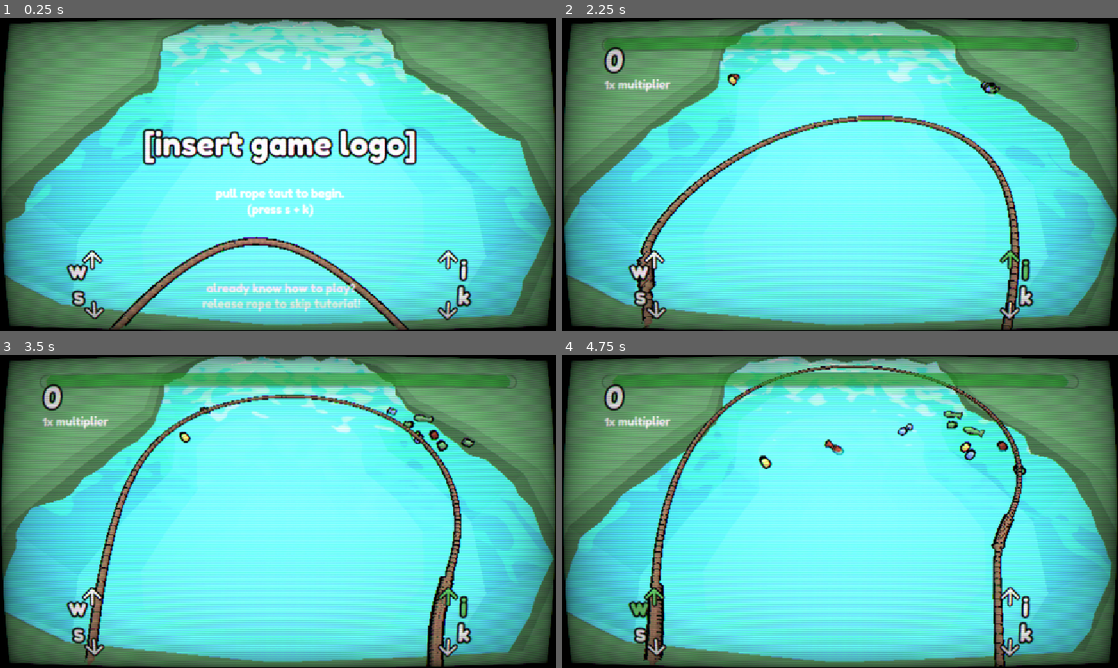
Above: before the commit, frames 1-4 (two rows, left to right).
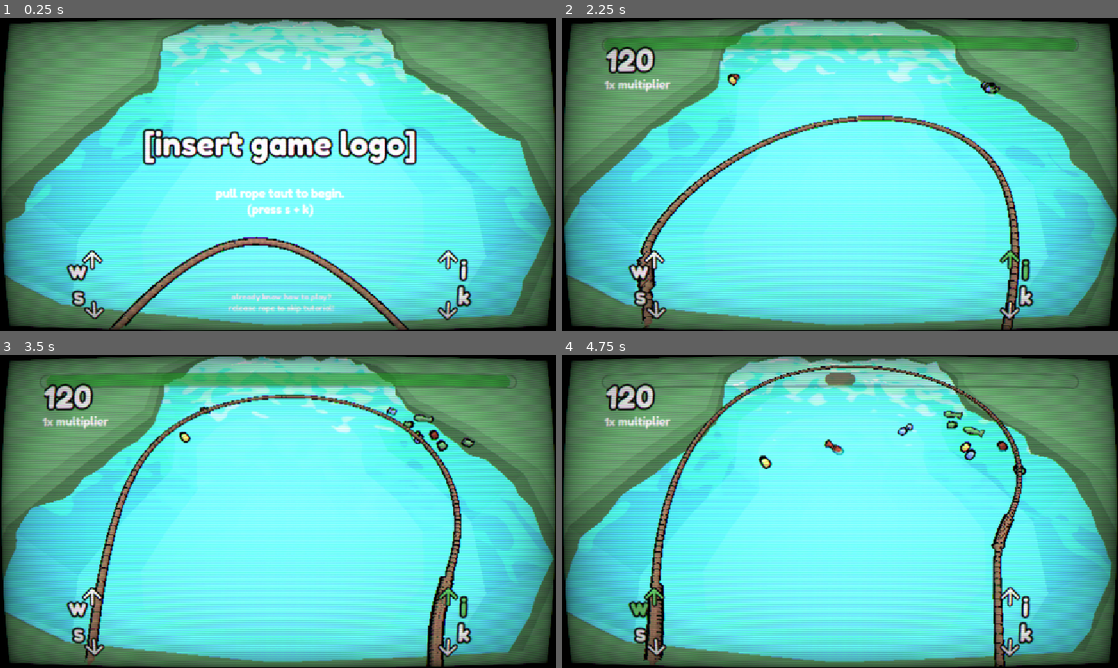
Above: after the commit, the same moments.

Repository: bucketfish/gone-loopin
Game: Godot game, scene res://main.tscn
The game is run twice, just before and just after one commit, with the same random seed, the same clock (stepped at 60 frames per second) and the same inputs.
Inputs:
- Up to frame 1 (0.25 s): no input
- Up to frame 2 (2.25 s): tap S (left_retract) at 0.5, 1.25, 2 s; hold I (right_extend) 0.53-1.28 s; hold W (left_extend) 1.28-2.03 s; hold I (right_extend) from 2.03 s (still down)
- Up to frame 3 (3.5 s): keep holding I (right_extend)
- Up to frame 4 (4.75 s): release I (right_extend) at 3.53 s; hold W (left_extend) from 3.53 s (still down); tap D (debug, bound only after the commit) at 4.15 s

The runs differ from the first frame. In frame 1, 1.4% of the frame differs, in the area x 36-65%, y 84-95%; in frame 2, 0.7%; in frame 3, 0.7%; in frame 4, 3.7%, in the area x 7-92%, y 5-18%.

Commit message:
opening n ending

Diff:
--- a/main.gd
+++ b/main.gd
@@ -44,6 +44,7 @@
 	$ui/tutorial4.modulate.a = 0.0
 	$ui/tutorial5.modulate.a = 0.0
 	$ui/tutorial6.modulate.a = 0.0
+	$gameover.modulate.a = 0.0
 
 	$ui/tutorial1.visible = true
 	$ui/tutorial2.visible = true
@@ -51,14 +52,39 @@
 	$ui/tutorial4.visible = true
 	$ui/tutorial5.visible = true
 	$ui/tutorial6.visible = true
-	pass
+
+	$gameover.visible = true
+
 
 func end_game():
-	$gameover.visible = true
-	get_tree().paused = true
+	var tween = create_tween().set_parallel(true)
+	tween.tween_property($ui/timer, "modulate:a", 0.0, 0.2)
+
+	tween.tween_property($gameover, "modulate:a", 1.0, 0.2)
+
+	kill_all_fish()
+
+	tween.tween_property($ui/score, "position:y", $ui/score.end_pos.y, 0.2)
+	$ui/score.end_game()
+	tween.tween_property($ui/multiplier, "modulate:a", 0.0, 0.2)
+	#tween.tween_property($ui/score, "modulate:a", 1.0, 0.2)
+	#tween.tween_property($ui/timer, "modulate:a", 1.0, 0.2)
+	game_phase = "end"
+	await tween.finished
+	tween.kill()
+
+
 
 
 func start_game():
+
+	timer = 60.0
+	score = 0
+	multiplier = 1.0
+	catch_timer = 0.0
+
+
+
 	for i in range(10):
 		if get_tree().get_nodes_in_group("fish").size() < 10:
 			spawn_fish()
@@ -161,7 +187,9 @@
 
 func _process(delta):
 
-	if game_phase in ["opening", "tutorial1", "tutorial2", "tutorial3", "tutorial4", "tutorial5", "tutorial6"]:
+	if Input.is_action_just_pressed("debug"):
+		timer -= 55
+	if game_phase in ["opening", "tutorial1", "tutorial2", "tutorial3", "tutorial4", "tutorial5", "tutorial6", "end"]:
 		rope_pulling()
 
 	elif game_phase == "game":
@@ -250,10 +278,28 @@
 	"other": 10
 }
 
+func return_end_items():
+	var tween = create_tween().set_parallel(true)
+	tween.tween_property($gameover, "modulate:a", 0.0, 0.2)
+
+
+	tween.tween_property($ui/score, "position:y", $ui/score.game_pos.y, 0.2)
+	$ui/score.backto_game()
+	tween.tween_property($ui/multiplier, "modulate:a", 1.0, 0.2)
+	#tween.tween_property($ui/score, "modulate:a", 1.0, 0.2)
+	#tween.tween_property($ui/timer, "modulate:a", 1.0, 0.2)
+	await tween.finished
+	tween.kill()
+
+
 func catch_fish():
 
 	if game_phase == "opening":
 		start_tutorial1()
+
+	elif game_phase == "end":
+		return_end_items()
+		start_game()
 
 	elif game_phase == "tutorial3":
 		var fish_type = ""
--- a/main.tscn
+++ b/main.tscn
@@ -110,18 +110,19 @@
 position = Vector2(576, 50)
 texture = ExtResource("6_4c57u")
 
-[node name="score" type="Label" parent="ui"]
+[node name="score" type="RichTextLabel" parent="ui"]
 layout_mode = 0
 offset_left = 84.0
 offset_top = 46.0
-offset_right = 145.0
-offset_bottom = 168.0
-theme_override_colors/font_color = Color(1, 1, 1, 1)
+offset_right = 1073.0
+offset_bottom = 203.0
 theme_override_colors/font_outline_color = Color(0, 0, 0, 1)
 theme_override_constants/outline_size = 16
-theme_override_fonts/font = ExtResource("2_lquwl")
-theme_override_font_sizes/font_size = 64
-text = "0"
+theme_override_fonts/normal_font = ExtResource("2_lquwl")
+theme_override_font_sizes/normal_font_size = 64
+bbcode_enabled = true
+text = "120"
+autowrap_mode = 1
 script = ExtResource("7_efxa6")
 
 [node name="controls" type="Control" parent="ui"]
@@ -219,11 +220,11 @@
 [node name="multiplier2" type="Label" parent="ui/opening"]
 layout_mode = 0
 offset_left = 418.0
-offset_top = 543.0
+offset_top = 566.0
 offset_right = 745.0
-offset_bottom = 606.0
-theme_override_fonts/font = ExtResource("2_lquwl")
-theme_override_font_sizes/font_size = 24
+offset_bottom = 629.0
+theme_override_fonts/font = ExtResource("2_lquwl")
+theme_override_font_sizes/font_size = 16
 text = "already know how to play?
 release rope to skip tutorial!"
 horizontal_alignment = 1
@@ -342,6 +343,7 @@
 autowrap_mode = 3
 
 [node name="tutorial6" type="Control" parent="ui"]
+visible = false
 anchors_preset = 0
 offset_right = 40.0
 offset_bottom = 40.0
@@ -409,21 +411,35 @@
 [node name="anim" type="AnimationPlayer" parent="ui/catch"]
 
 [node name="gameover" type="Control" parent="."]
-visible = false
 layout_mode = 3
 anchors_preset = 0
 offset_right = 40.0
 offset_bottom = 40.0
 
+[node name="Label2" type="Label" parent="gameover"]
+layout_mode = 0
+offset_left = 330.0
+offset_top = 326.0
+offset_right = 826.0
+offset_bottom = 455.0
+theme_override_fonts/font = ExtResource("2_lquwl")
+theme_override_font_sizes/font_size = 24
+text = "congrats & thank you for playing :)
+
+gone loopin' was made by bucketfish for gmtk 2025 (loop)."
+horizontal_alignment = 1
+autowrap_mode = 3
+
 [node name="Label" type="Label" parent="gameover"]
 layout_mode = 0
-offset_left = 372.0
-offset_top = 266.0
-offset_right = 412.0
-offset_bottom = 289.0
-theme_override_fonts/font = ExtResource("2_lquwl")
-text = "THE END. u ran out of time.
-good work tho."
+offset_left = 427.0
+offset_top = 542.0
+offset_right = 748.0
+offset_bottom = 572.0
+theme_override_fonts/font = ExtResource("2_lquwl")
+theme_override_font_sizes/font_size = 24
+text = "pull rope taut to play again!"
+horizontal_alignment = 1
 
 [node name="ColorRect" type="ColorRect" parent="."]
 material = SubResource("ShaderMaterial_kek77")
--- a/project.godot
+++ b/project.godot
@@ -54,6 +54,11 @@
 "events": [Object(InputEventKey,"resource_local_to_scene":false,"resource_name":"","device":-1,"window_id":0,"alt_press …(192 unchanged characters)…
 ]
 }
+debug={
+"deadzone": 0.2,
+"events": [Object(InputEventKey,"resource_local_to_scene":false,"resource_name":"","device":-1,"window_id":0,"alt_pressed":false,"shift_pressed":false,"ctrl_pressed":false,"meta_pressed":false,"pressed":false,"keycode":0,"physical_keycode":68,"key_label":0,"unicode":100,"location":0,"echo":false,"script":null)
+]
+}
 
 [layer_names]
 
--- a/ui/score.gd
+++ b/ui/score.gd
@@ -1,8 +1,18 @@
-extends Label
+extends RichTextLabel
 
 var score = 0
 
 var tween: Tween = null
+
+var game_pos = Vector2(84.0, 46.0)
+var end_pos = Vector2(84.0, 200)
+
+func end_game():
+	text = "[wave amp=50.0 freq=5.0 connected=1][center]final score: %s[/center][/wave]" % str(score)
+
+
+func backto_game():
+	text = "0"
 
 func update_score(new_score):
 	score = int(round(new_score))
